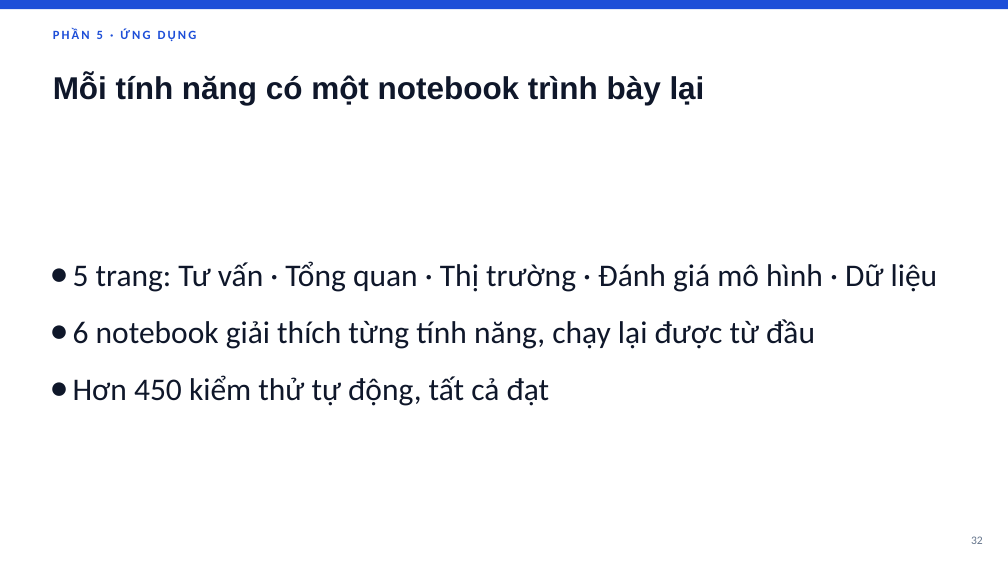
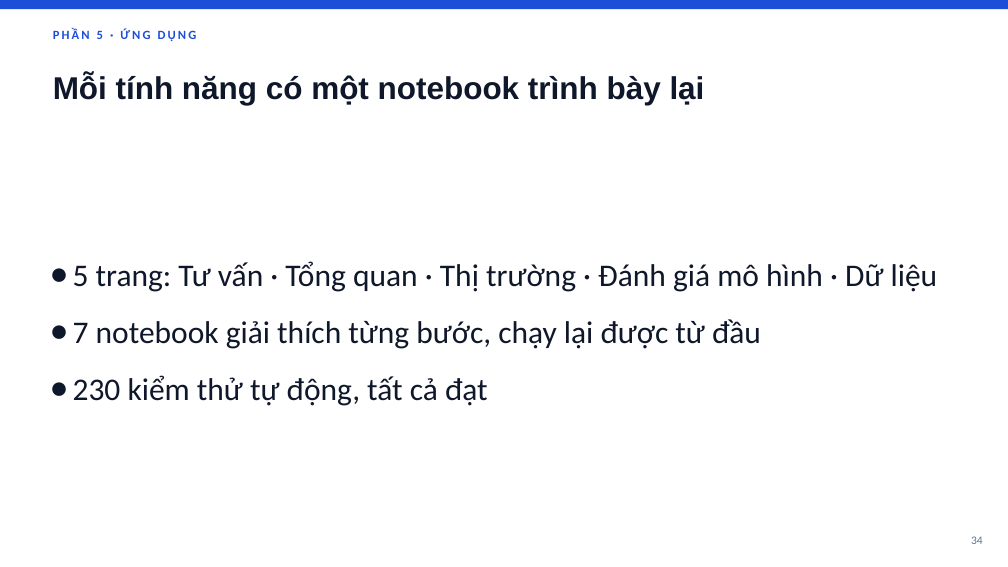
Before and after one commit to theihoz/ML, a slide deck: slide 34 of report/SlideThuyetTrinh_De4_v2.pptx (slide 32 before the commit). Drawn at 1008x567 pixels with LibreOffice and Linux fonts; fonts in the diff are those of the drawing. Boxes give left, top, right and bottom in pixels: in the first picture for what was removed or moved away, otherwise in the second. Text is boxed around its words. In the diff, an @@ line names an element or a change of style, - is before the commit and + after.

```diff
--- a/report/SlideThuyetTrinh_De4_v2.pptx
+++ b/report/SlideThuyetTrinh_De4_v2.pptx
@@ text at (73, 319, 761, 406): text changed @@
-● 6 notebook giải thích từng tính năng, chạy lại được từ đầu
-● Hơn 450 kiểm thử tự động, tất cả đạt
+● 7 notebook giải thích từng bước, chạy lại được từ đầu
+● 230 kiểm thử tự động, tất cả đạt
@@ page number at (971, 536, 983, 544): text changed @@
-32
+34
```
Also in this commit, not shown: 9 other slides changed, 2 slides added, 41 other files.
